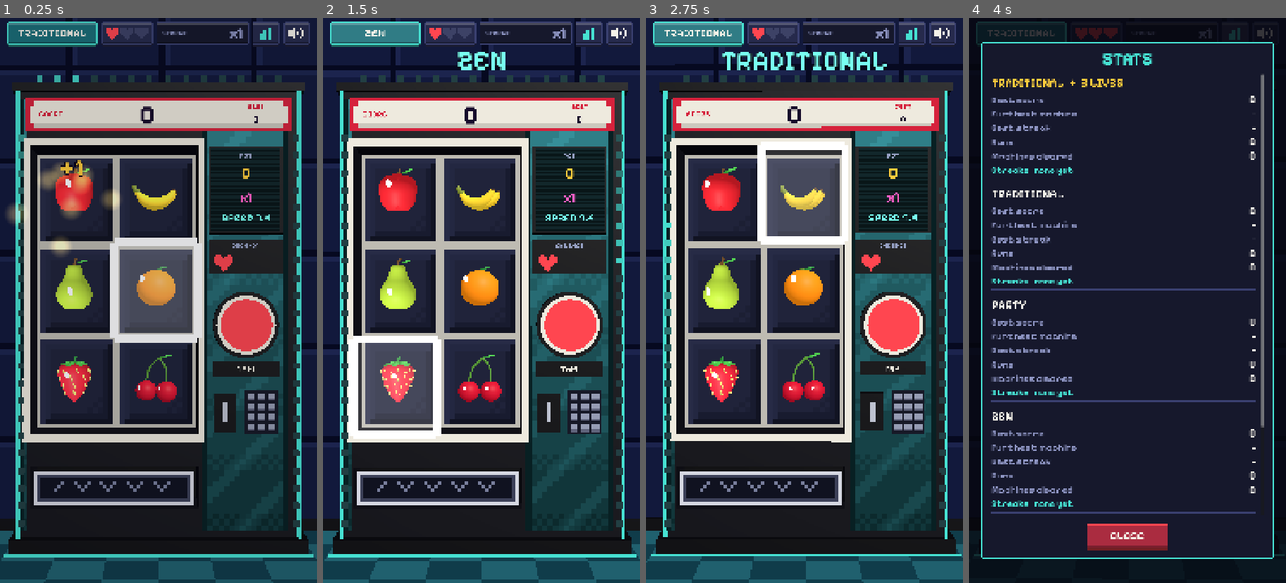
Above: before the commit, frames 1-4 (left to right).
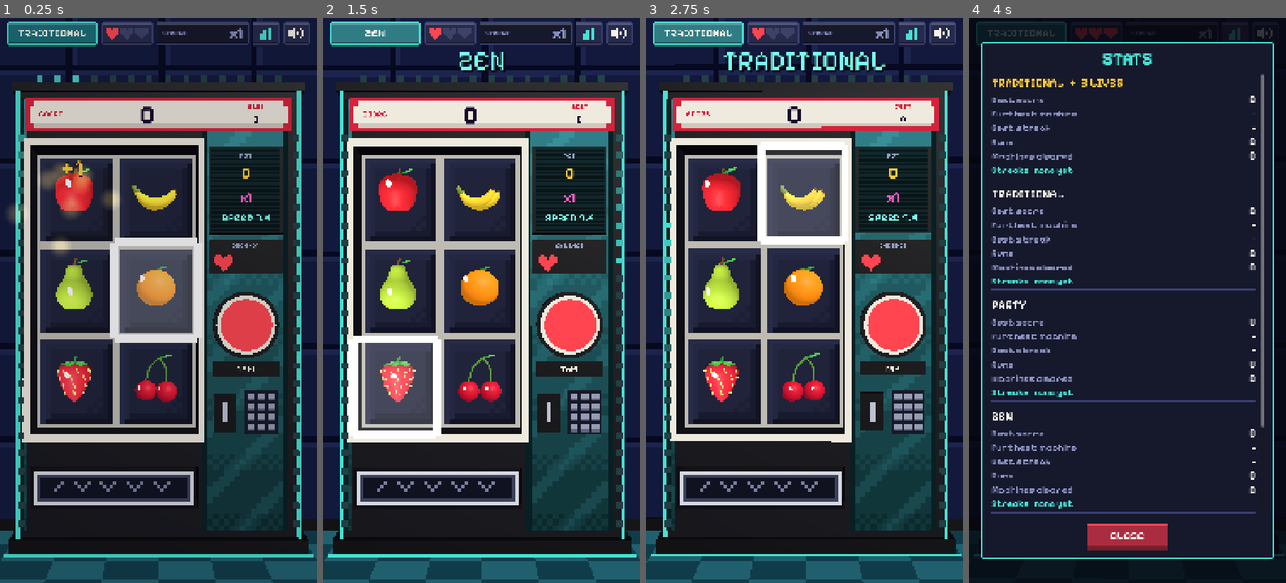
Above: after the commit, the same moments.

Repository: luhoms/vending-game
Game: Godot game, scene res://scenes/main.tscn
Two runs of this game, one before a commit and one after it. Both use one fixed random seed, a clock stepped at 60 frames per second and the inputs below.
Inputs (mouse positions are in pixels of both pictures, inside the frame that each line leads up to):
- Up to frame 1 (0.25 s): no input
- Up to frame 2 (1.5 s): click "TRADITIONAL" at 0.5 s; click "PARTY" at 1.25 s
- Up to frame 3 (2.75 s): click "ZEN" at 2 s
- Up to frame 4 (4 s): click (1095, 34) at 2.77 s; click (1235, 34) at 3.52 s

The runs differ from the first frame. In frame 1, 0.2% of the frame differs, in the area x 13-29%, y 25-30%; in frame 2, 0.2%; in frame 3, 0.7%, in the area x 24-76%, y 6-10%; in frame 4, nothing differs.

Commit message:
Keep callouts and pop text readable in the pixel font
A thick outline closed the gaps in the letters (C read as O). Callouts
and pop text now use the medium weight with a thin edge and a hard
drop shadow. Particle bursts are a little fainter.

Co-Authored-By: Claude Fable 5.2 <noreply@anthropic.com>
Claude-Session: https://claude.ai/code/session_0153fCpUsEVKHH6nmc1j5gZH

Diff:
--- a/scripts/effects.gd
+++ b/scripts/effects.gd
@@ -64,7 +64,7 @@
 	p.one_shot = true
 	p.explosiveness = 1.0
 	p.amount = maxi(count, 1)
-	p.color = Color(color.lerp(Color.WHITE, 0.15), 0.5)
+	p.color = Color(color.lerp(Color.WHITE, 0.15), 0.36)
 	p.color_ramp = _fade
 	p.direction = Vector3.UP
 	if style == "sparkle":
@@ -100,9 +100,9 @@
 ## Floating text that pops in, rises and fades ("+3", "CRACK!").
 func pop_text(at: Vector3, text: String, color: Color, size: float) -> void:
 	var label := Label3D.new()
-	label.font = Parts.font()
+	label.font = Parts.font_medium()
 	label.font_size = 96
-	label.outline_size = 14
+	label.outline_size = 7 # thin: a thick outline closes up the pixel letters
 	label.outline_modulate = Color(0.05, 0.03, 0.1, 1)
 	label.modulate = color
 	label.billboard = BaseMaterial3D.BILLBOARD_ENABLED
--- a/scripts/hud.gd
+++ b/scripts/hud.gd
@@ -78,8 +78,8 @@
 
 	_banner = _label("", 72, PixelUi.GOLD)
 	_banner.horizontal_alignment = HORIZONTAL_ALIGNMENT_CENTER
-	_banner.add_theme_constant_override("outline_size", 10)
-	_banner.add_theme_color_override("font_outline_color", PixelUi.INK)
+	_banner.add_theme_font_override("font", Parts.font_medium())
+	_hard_shadow(_banner)
 	_banner.modulate.a = 0.0
 
 	_strip = Panel.new()
@@ -133,6 +133,17 @@
 	var size := Vector2(icon.texture.get_size()) * scale
 	icon.size = size
 	icon.position = Vector2((width - size.x) / 2.0 + dx, (height - 2.0 * PixelUi.UNIT - size.y) / 2.0)
+
+
+# Text that has to read over anything: a thin dark edge and a hard drop shadow, pixel style. (A thick outline closes
+# up the gaps in the pixel letters: C reads as O.)
+static func _hard_shadow(l: Label) -> void:
+	l.add_theme_constant_override("outline_size", 4)
+	l.add_theme_color_override("font_outline_color", PixelUi.INK)
+	l.add_theme_color_override("font_shadow_color", PixelUi.INK)
+	l.add_theme_constant_override("shadow_offset_x", 5)
+	l.add_theme_constant_override("shadow_offset_y", 5)
+	l.add_theme_constant_override("shadow_outline_size", 4)
 
 
 func _label(text: String, font_size: int, color: Color, parent: Control = null) -> Label:
@@ -245,8 +256,7 @@
 ## gets there (the cabinet's marquee then rolls up to the new score).
 func fly_score(gained: int, from: Vector2, to: Vector2, color: Color, on_land: Callable) -> void:
 	var fly := _label("+" + Fx.number(gained), 60, color)
-	fly.add_theme_constant_override("outline_size", 10)
-	fly.add_theme_color_override("font_outline_color", PixelUi.INK)
+	_hard_shadow(fly)
 	fly.horizontal_alignment = HORIZONTAL_ALIGNMENT_CENTER
 	fly.size = Vector2(600, 90)
 	fly.pivot_offset = fly.size / 2.0
--- a/scripts/parts.gd
+++ b/scripts/parts.gd
@@ -11,6 +11,7 @@
 static var _meshes := {}
 static var _materials := {}
 static var _font: FontVariation
+static var _font_medium: Font
 
 
 ## A rotation the way Roblox's CFrame.Angles(rx, ry, rz) makes one (X, then Y, then Z), in radians.
@@ -149,6 +150,14 @@
 	return _font
 
 
+## The same font a weight lighter, for text with an edge round it (callouts, pop text): its letters keep their gaps.
+static func font_medium() -> Font:
+	if _font_medium == null:
+		var path := "res://assets/fonts/pixelify-sans-500.woff2"
+		_font_medium = load(path) if ResourceLoader.exists(path) else font()
+	return _font_medium
+
+
 ## Text printed on a plate `width` x `height` studs, facing +Z, scaled to fill it like a TextScaled label.
 static func label(parent: Node, position: Vector3, width: float, height: float, text: String, color: Color) -> Label3D:
 	var l := Label3D.new()
@@ -183,3 +192,4 @@
 	_meshes.clear()
 	_materials.clear()
 	_font = null
+	_font_medium = null
